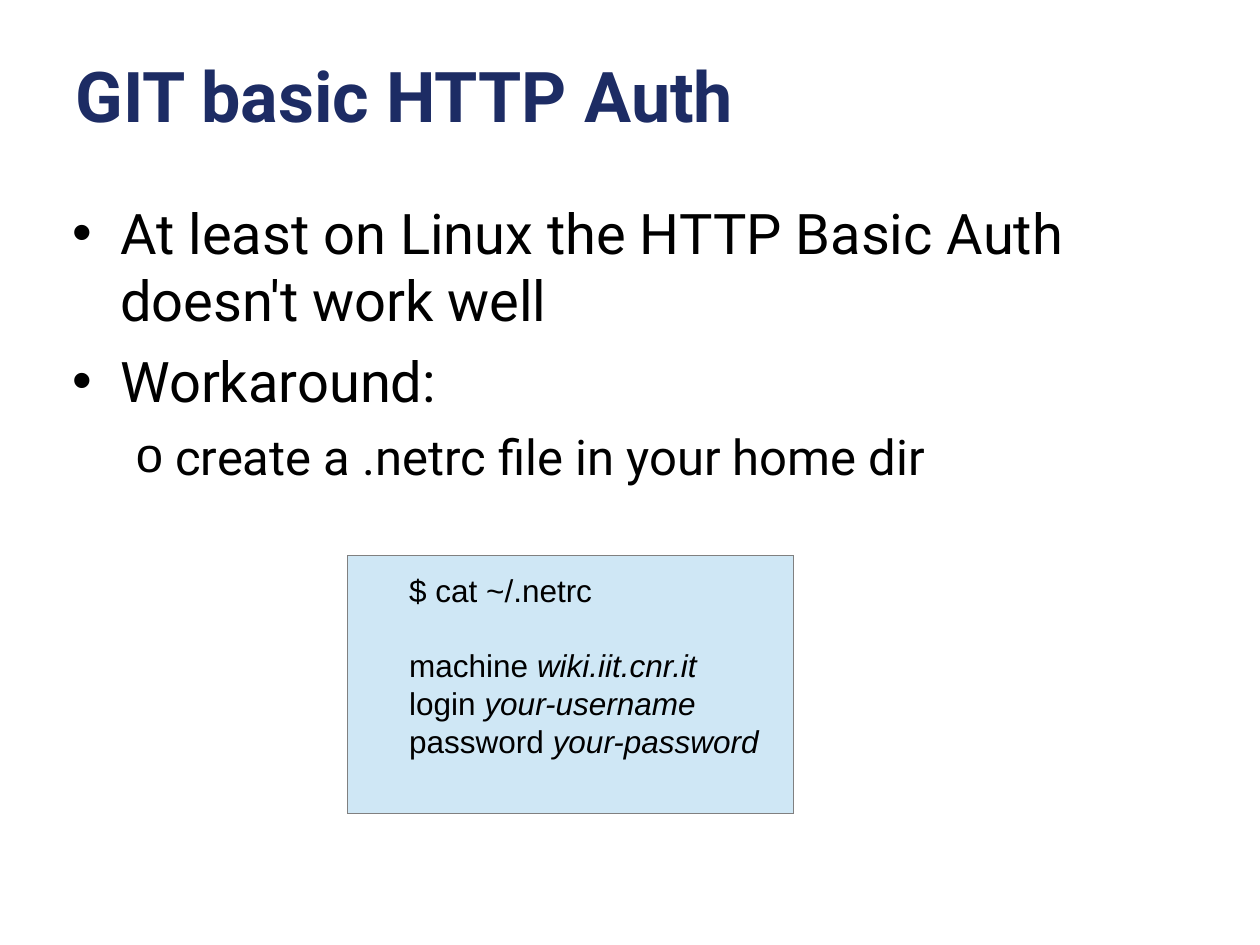
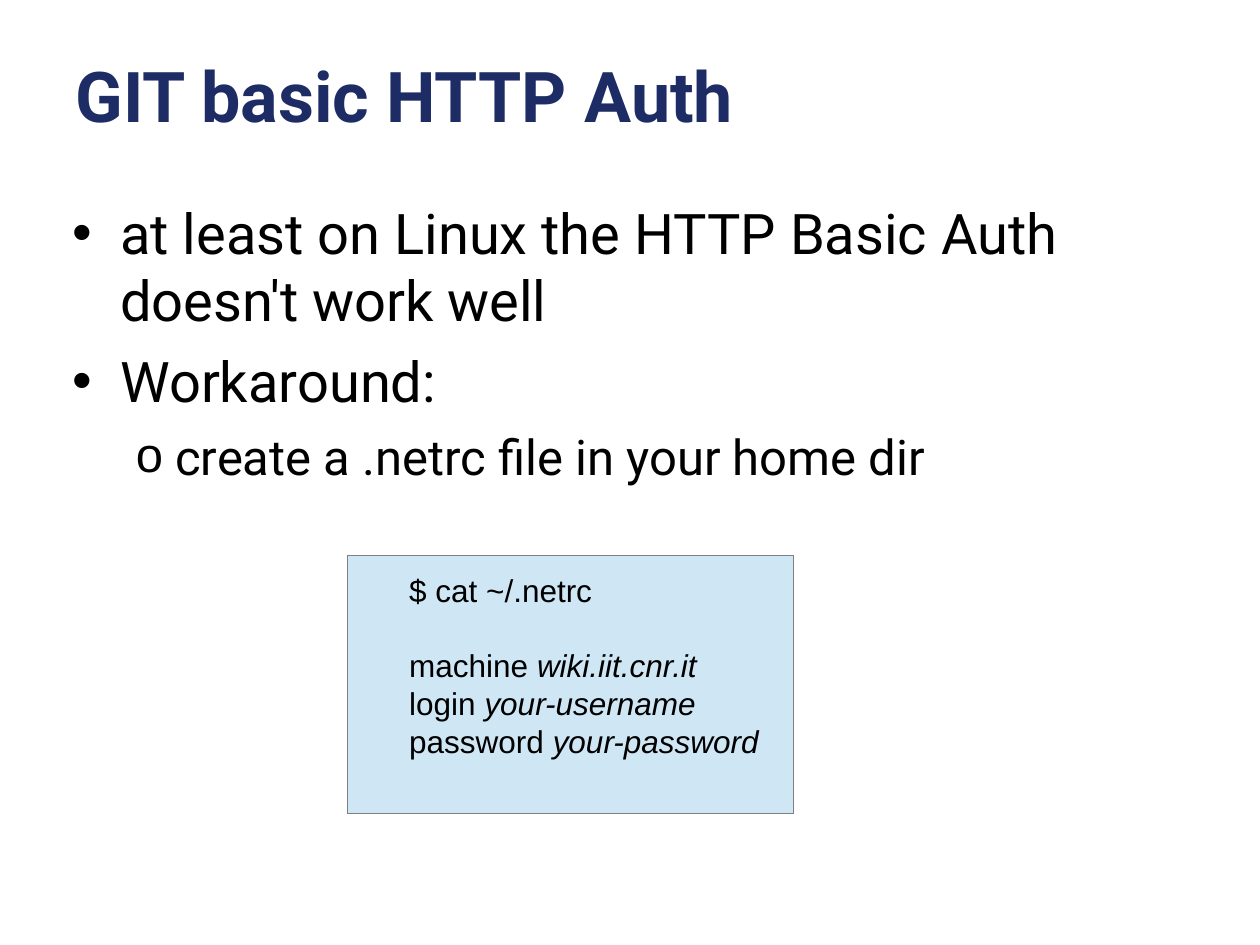
Before and after one commit to criluc/mini-git-tutorial, a slide deck: slide 28 of miniGitTutorial-12-2012.odp. Drawn at 1260x945 pixels with LibreOffice and Linux fonts; fonts in the diff are those of the drawing; background and template pictures are left out. Boxes give left, top, right and bottom in pixels: in the first picture for what was removed or moved away, otherwise in the second. Text is boxed around its words. In the diff, an @@ line names an element or a change of style, - is before the commit and + after.

```diff
--- a/miniGitTutorial-12-2012.odp
+++ b/miniGitTutorial-12-2012.odp
@@ text at box(120, 212, 1057, 322): text changed @@
-• At least on Linux the HTTP Basic Auth doesn't work well
+• at least on Linux the HTTP Basic Auth doesn't work well
```
Also in this commit, not shown: 7 other slides changed, 1 other file.
